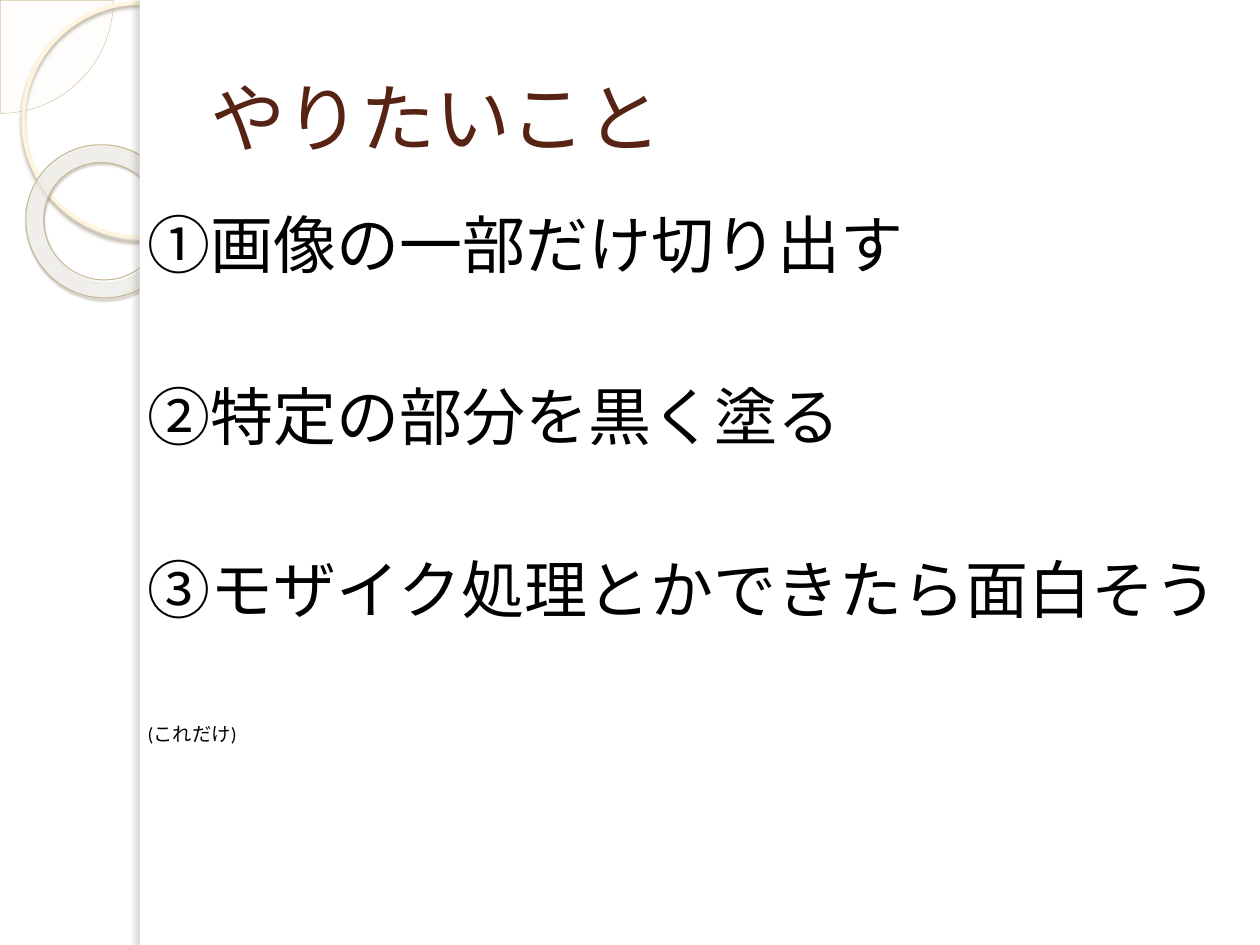
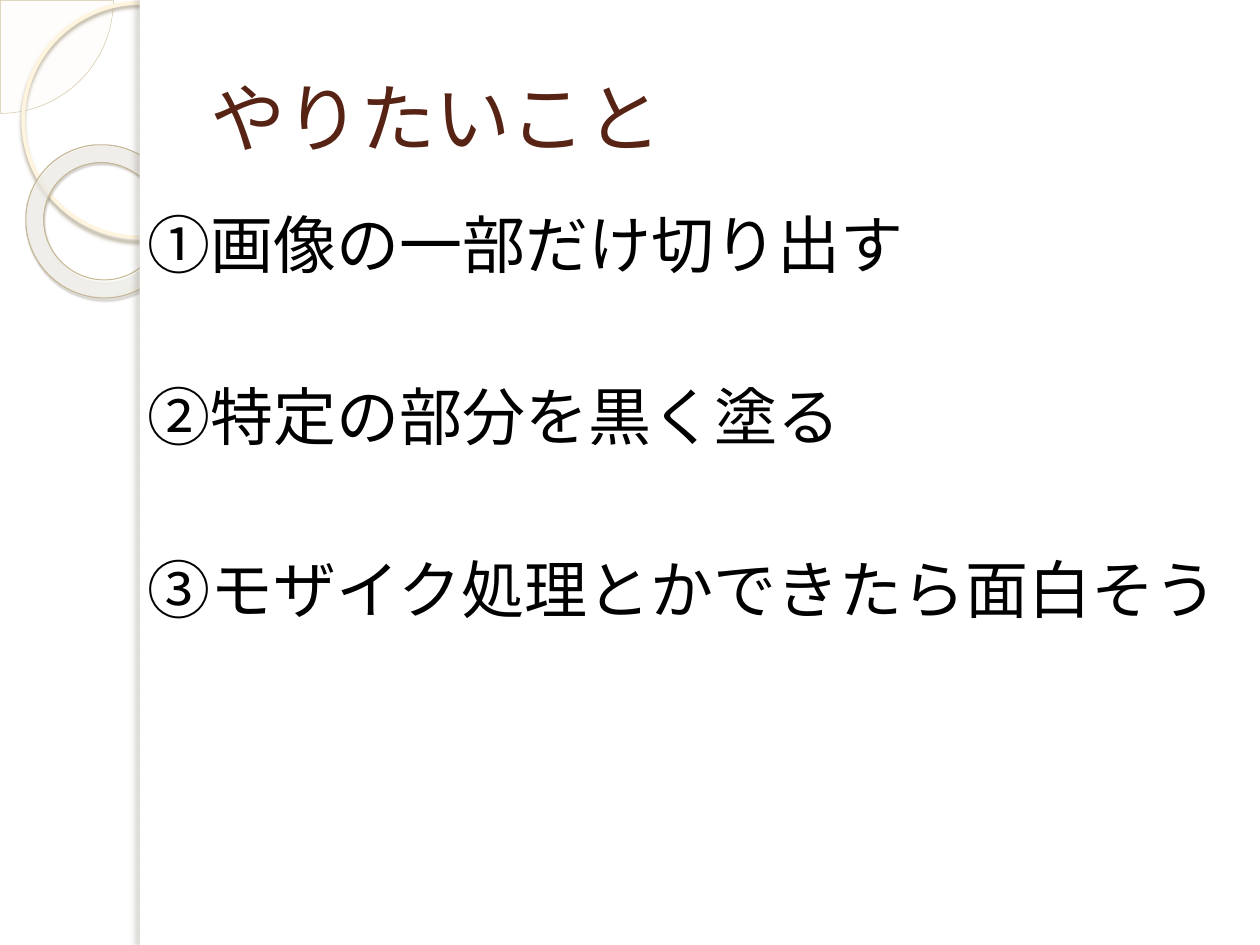
Before and after one commit to yuridonus/FEstudy, a slide deck: slide 4 of gimp.pptx. Drawn at 1260x945 pixels with LibreOffice and Linux fonts; fonts in the diff are those of the drawing; background and template pictures are left out. Boxes give left, top, right and bottom in pixels: in the first picture for what was removed or moved away, otherwise in the second. Text is boxed around its words. In the diff, an @@ line names an element or a change of style, - is before the commit and + after.

```diff
--- a/gimp.pptx
+++ b/gimp.pptx
@@ text "①画像の一部だけ切り出す" at box(148, 214, 1218, 619): font Calibri to Noto Sans CJK JP @@
@@ text at box(148, 725, 237, 744): paragraph removed @@
-(これだけ)
```
Also in this commit, not shown: 16 other slides changed, 6 slides added, 3 slides removed, 1 other file.
